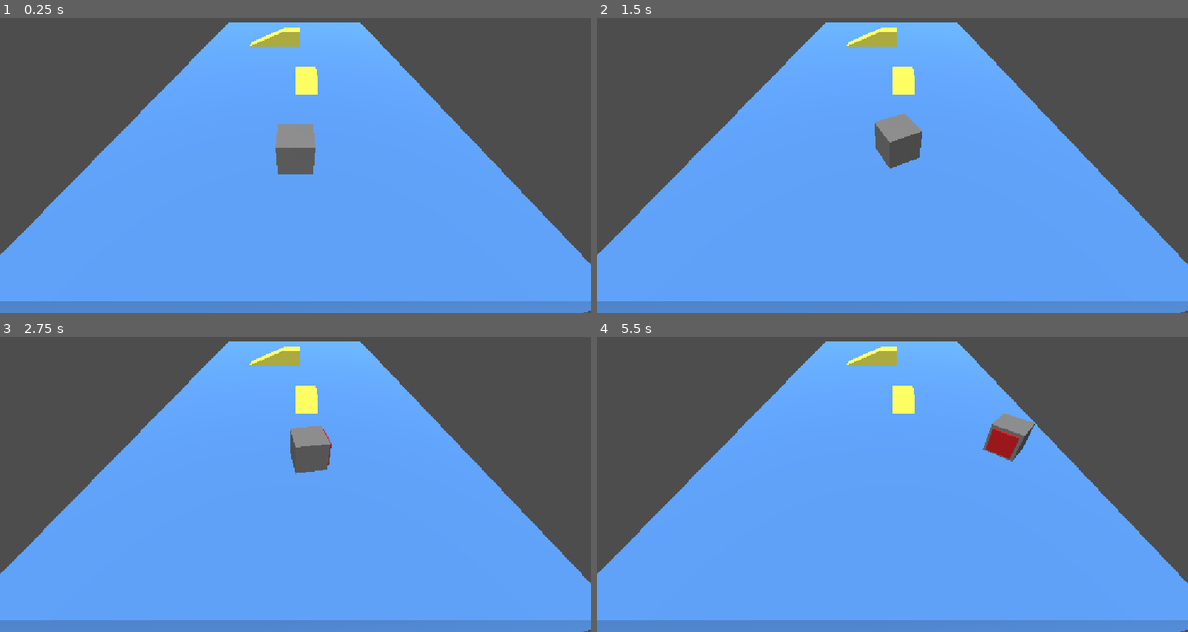
Above: before the commit, frames 1-4 (two rows, left to right).
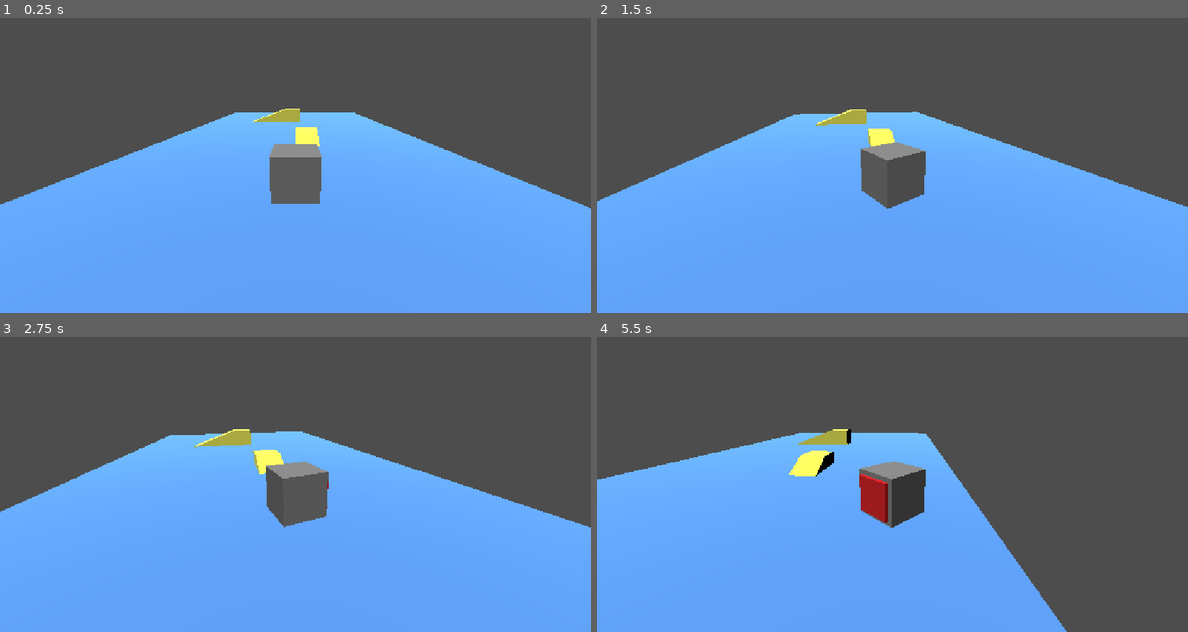
Above: after the commit, the same moments.

Repository: MauroEscalante-Hub/Linea-San-Gnomo
Game: Godot game, scene res://escena_para_pruebas.tscn
The game is run twice, just before and just after one commit, with the same random seed, the same clock (stepped at 60 frames per second) and the same inputs. The project has no main scene, so this scene is started directly.
Inputs:
- Up to frame 1 (0.25 s): no input
- Up to frame 2 (1.5 s): hold D (derecha) 0.53-1.28 s; hold S (frenar) 0.53-1.28 s; hold A (izquierda) from 1.28 s (still down); tap S (frenar) at 1.35 s
- Up to frame 3 (2.75 s): release A (izquierda) at 2.03 s; hold D (derecha) from 2.03 s (still down); hold S (frenar) from 2.03 s (still down)
- Up to frame 4 (5.5 s): release D (derecha) at 2.78 s; release S (frenar) at 2.78 s; hold W (avanzar) 2.78-3.53 s; tap S (frenar) at 2.85, 4.35 s; hold S (frenar) 3.53-4.28 s; hold A (izquierda) from 3.53 s (still down); hold S (frenar) from 5.03 s (still down)

The runs differ from the first frame. In frame 1, 24% of the frame differs, in the area x 0-100%, y 1-100%; in frame 2, 25%; in frame 3, 26%; in frame 4, 37%.

Commit message:
Cámara del jugador en tercera persona
se añadió una cámara que pueda rotar con el vehículo más o menos lenta

Diff:
--- a/Escenas/jugador/jugador.tscn
+++ b/Escenas/jugador/jugador.tscn
@@ -1,6 +1,7 @@
 [gd_scene format=3 uid="uid://bt4rtt2o18nfc"]
 
 [ext_resource type="Script" uid="uid://cqo31utn3jfmm" path="res://escenas/jugador/jugador.gd" id="1_vquro"]
+[ext_resource type="Script" uid="uid://dmc10gvf5cawg" path="res://escenas/jugador/camara_player.gd" id="2_8cmsc"]
 
 [sub_resource type="BoxShape3D" id="BoxShape3D_u5bk5"]
 
@@ -25,3 +26,14 @@
 [node name="MeshInstance3D2" type="MeshInstance3D" parent="." unique_id=964427211]
 transform = Transform3D(0.8, 0, 0, 0, 0.8, 0, 0, 0, 0.8, 0, 0, -0.17712256)
 mesh = SubResource("BoxMesh_u5bk5")
+
+[node name="camara_player" type="Node3D" parent="." unique_id=1524765922 node_paths=PackedStringArray("player")]
+transform = Transform3D(1, 0, 0, 0, 0.9533491, 0.30187005, 0, -0.30187005, 0.9533491, 0, 0, 0)
+script = ExtResource("2_8cmsc")
+player = NodePath("..")
+
+[node name="SpringArm3D" type="SpringArm3D" parent="camara_player" unique_id=2122480390]
+transform = Transform3D(1, 0, 0, 0, 0.9659258, 0.25881904, 0, -0.25881904, 0.9659258, 0, 1.5, 3.5)
+
+[node name="Camera3D" type="Camera3D" parent="camara_player/SpringArm3D" unique_id=555760987]
+current = true
--- a/escena_para_pruebas.tscn
+++ b/escena_para_pruebas.tscn
@@ -34,9 +34,6 @@
 [node name="CharacterBody3D" parent="." unique_id=1974979566 instance=ExtResource("1_r8nmx")]
 transform = Transform3D(1, 0, 0, 0, 1, 0, 0, 0, 1, 0, 1, 0)
 
-[node name="Camera3D" type="Camera3D" parent="." unique_id=846627471]
-transform = Transform3D(1, 0, 0, 0, 0.74670345, 0.66515714, 0, -0.66515714, 0.74670345, 0, 5.1458793, 4.2815948)
-
 [node name="DirectionalLight3D" type="DirectionalLight3D" parent="." unique_id=872906465]
 transform = Transform3D(0.20545253, 0.9629557, -0.17465837, -0.31475925, 0.23400037, 0.91987526, 0.9266692, -0.13401537, 0.35117525, -5.910654, 5.324602, 4.6082563)
 sky_mode = 1
--- /dev/null
+++ b/escenas/jugador/camara_player.gd
@@ -0,0 +1,24 @@
+extends Node3D
+
+@export var smooth_speed := 0.9
+@export var player := CharacterBody3D
+var direccion = Vector3.FORWARD
+
+func _ready():
+	if player == null:
+		return
+
+func _physics_process(delta):
+	var current_velocity = get_parent().velocity
+	current_velocity.y = 0
+
+	if current_velocity.length() > 0.1:
+		direccion = lerp(direccion, current_velocity.normalized(), smooth_speed * delta)
+
+	global_transform.basis = get_relations_from_direction(direccion)
+
+
+func get_relations_from_direction(direction: Vector3) -> Basis:
+	direction = direction.normalized()
+	var x_axis = direction.cross(Vector3.UP).normalized()
+	return Basis(x_axis, Vector3.UP, -direction)
Not shown, added: escenas/jugador/camara_player.gd.uid
